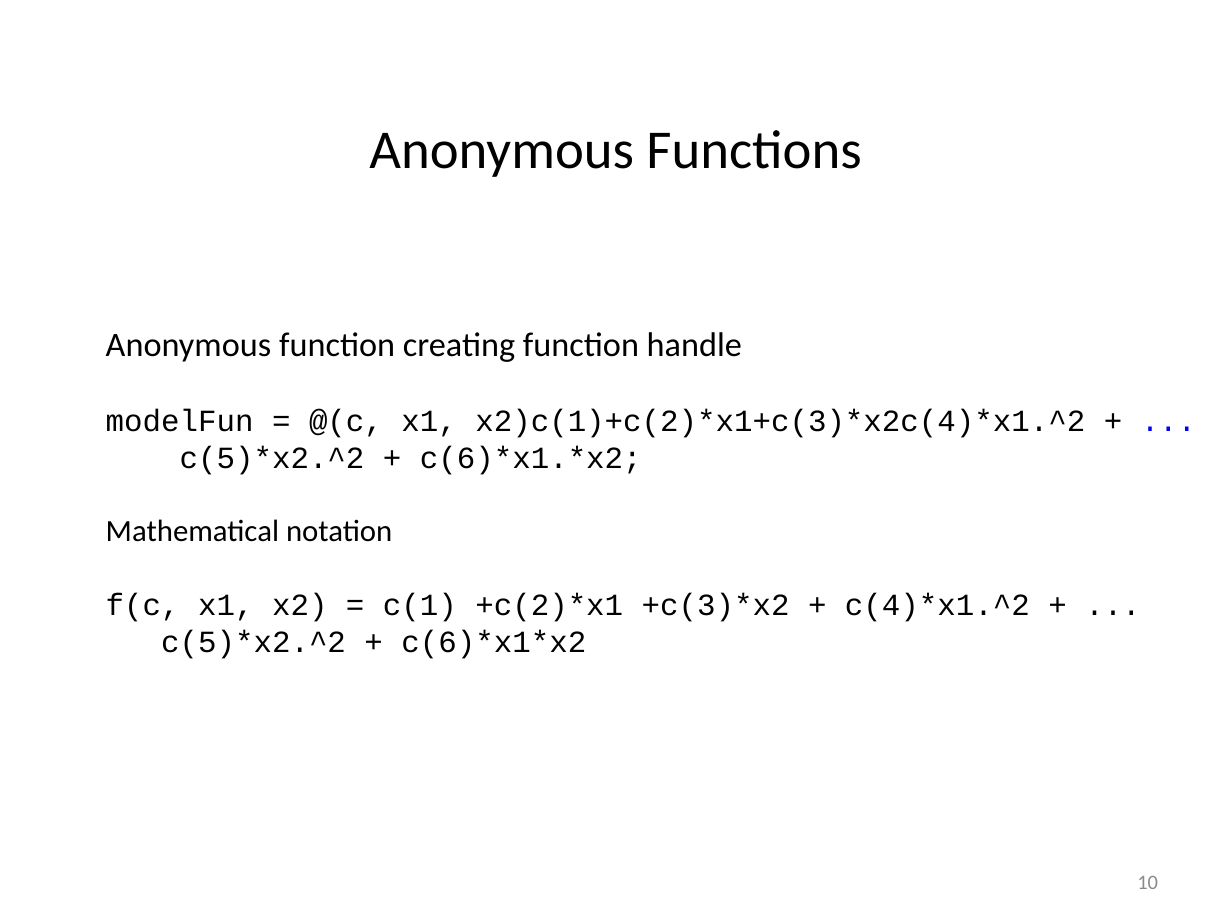
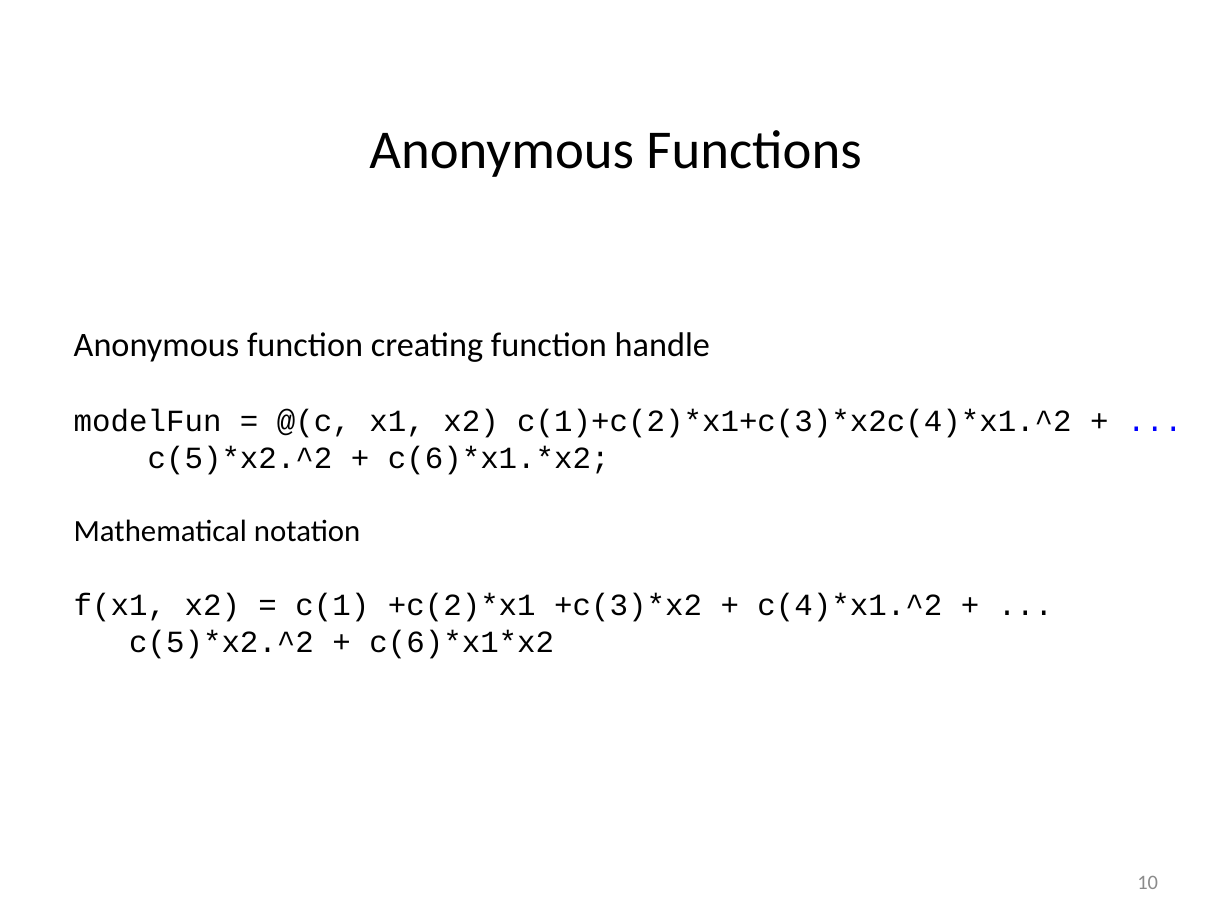
Before and after one commit to louisepb/Nottingham_Workshop, a slide deck: slide 10 of InstructorMaterials/Best Practices for Software Development using MATLAB.pptx. Drawn at 1232x924 pixels with LibreOffice and Linux fonts; fonts in the diff are those of the drawing. Boxes give left, top, right and bottom in pixels: in the first picture for what was removed or moved away, otherwise in the second. Text is boxed around its words. In the diff, an @@ line names an element or a change of style, - is before the commit and + after.

```diff
--- a/InstructorMaterials/Best Practices for Software Development using MATLAB.pptx
+++ b/InstructorMaterials/Best Practices for Software Development using MATLAB.pptx
@@ text "Anonymous function creating function handle": place and size @@
-text "Anonymous function creating function handle" at [106, 332, 1085, 659]
+text "Anonymous function creating function handle" at [74, 332, 1071, 659]
@@ text at [74, 408, 1071, 438]: spaces changed @@
-modelFun = @(c, x1, x2)c(1)+c(2)*x1+c(3)*x2c(4)*x1.^2 + ...
+modelFun = @(c, x1, x2) c(1)+c(2)*x1+c(3)*x2c(4)*x1.^2 + ...
@@ text at [74, 593, 942, 622]: text changed @@
-f(c, x1, x2) = c(1) +c(2)*x1 +c(3)*x2 + c(4)*x1.^2 + ...
+f(x1, x2) = c(1) +c(2)*x1 +c(3)*x2 + c(4)*x1.^2 + ...
```
Also in this commit, not shown: 1 other slide changed.
